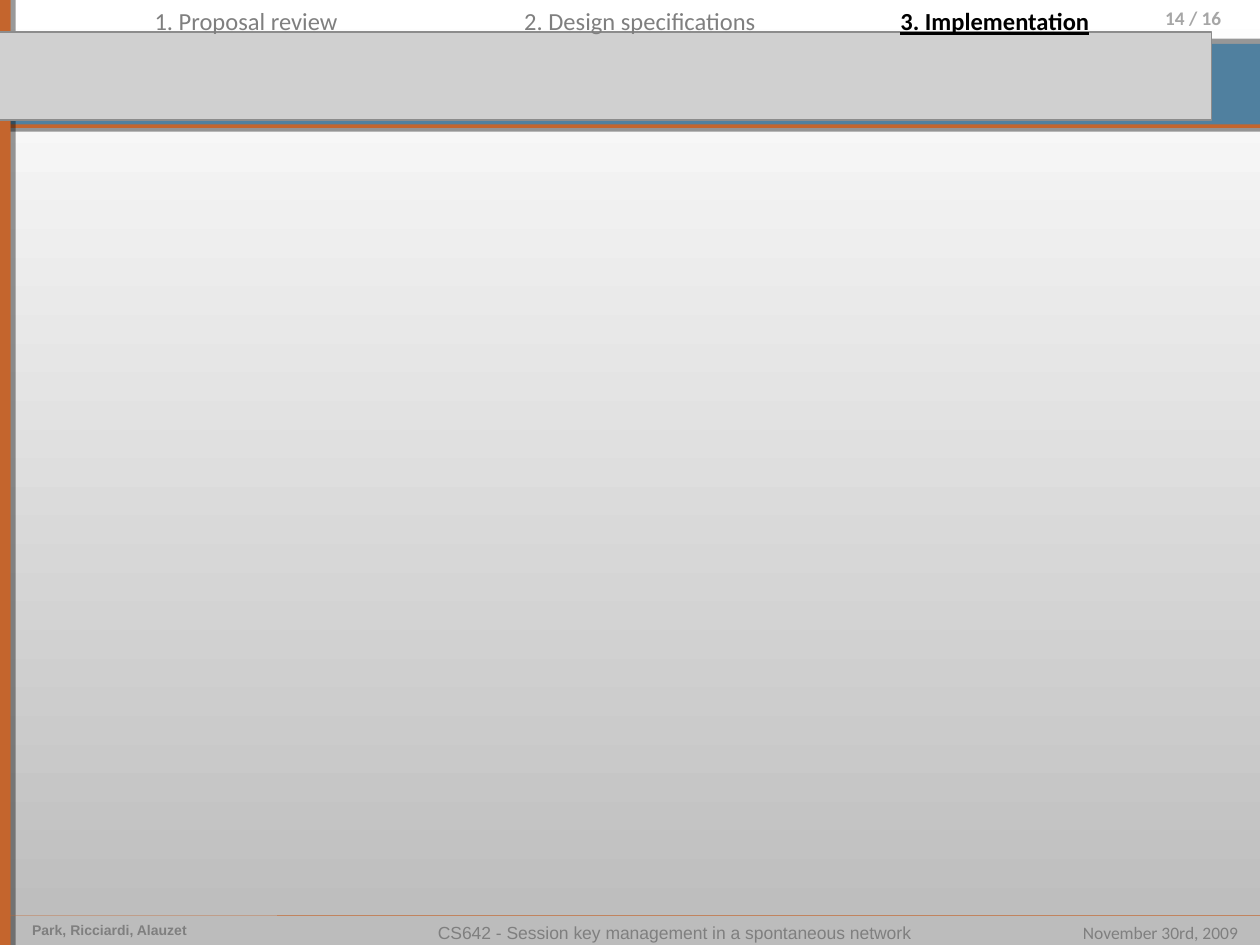
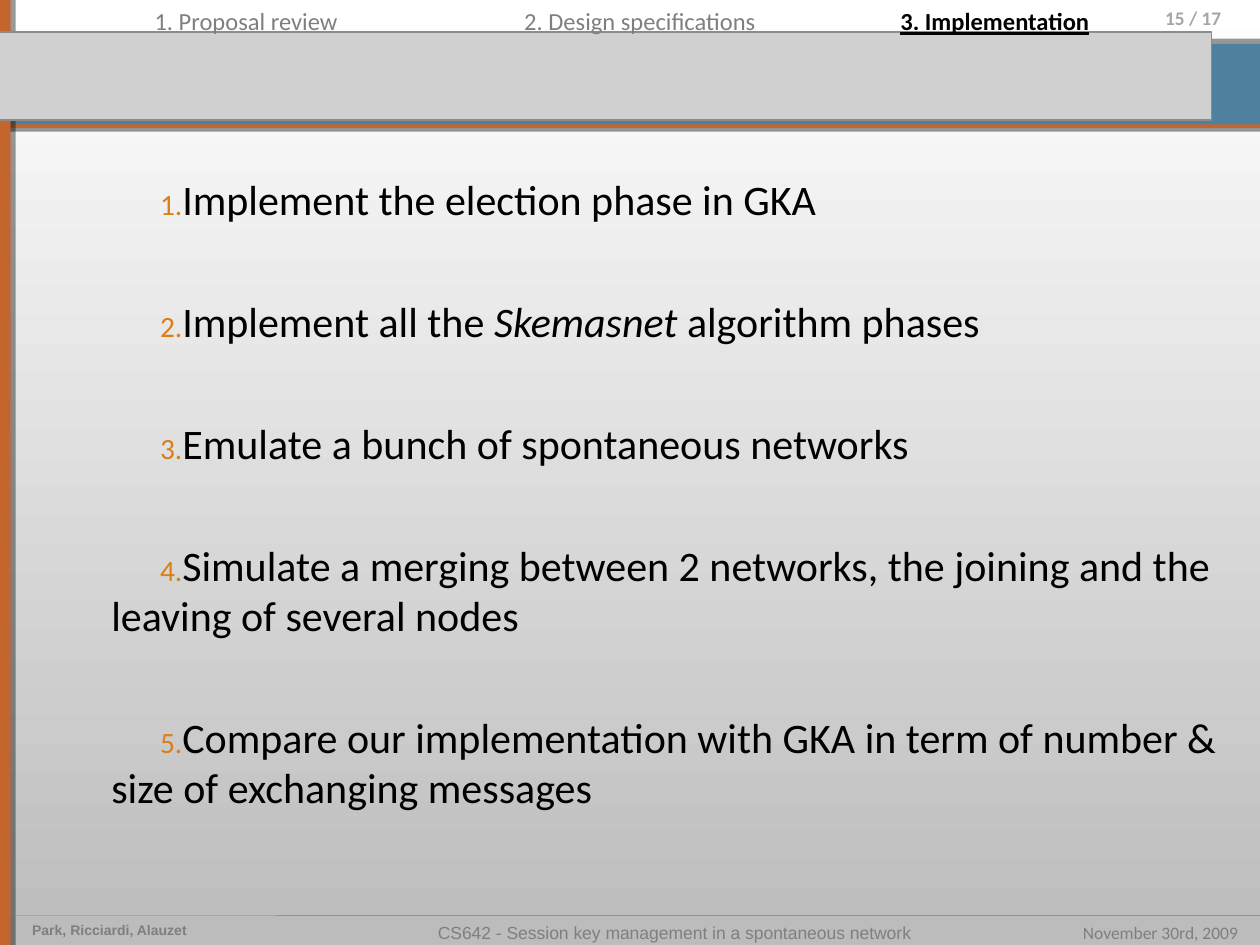
Before and after one commit to pierrealauzet/skemasnet, a slide deck: slide 15 of 3_design/CS462_Skemasnet_design.ppt (slide 14 before the commit). Drawn at 1260x945 pixels with LibreOffice and Linux fonts; fonts in the diff are those of the drawing; grey boxes stand for pictures. Boxes give left, top, right and bottom in pixels: in the first picture for what was removed or moved away, otherwise in the second. Text is boxed around its words. In the diff, an @@ line names an element or a change of style, - is before the commit and + after.

```diff
--- a/3_design/CS462_Skemasnet_design.ppt
+++ b/3_design/CS462_Skemasnet_design.ppt
@@ page number at <box>1165,12,1221,25</box>: text changed @@
-14 / 16
+15 / 17
@@ text added at <box>111,186,1210,810</box>, 24 pt, text #000000 @@
+1. Implement the election phase in GKA
+2. Implement all the Skemasnet algorithm phases
+3. Emulate a bunch of spontaneous networks
+4. Simulate a merging between 2 networks, the joining and the leaving of several nodes
+5. Compare our implementation with GKA in term of number & size of exchanging messages
```
Also in this commit, not shown: 2 other slides changed, 1 slide added, 3 other files.
